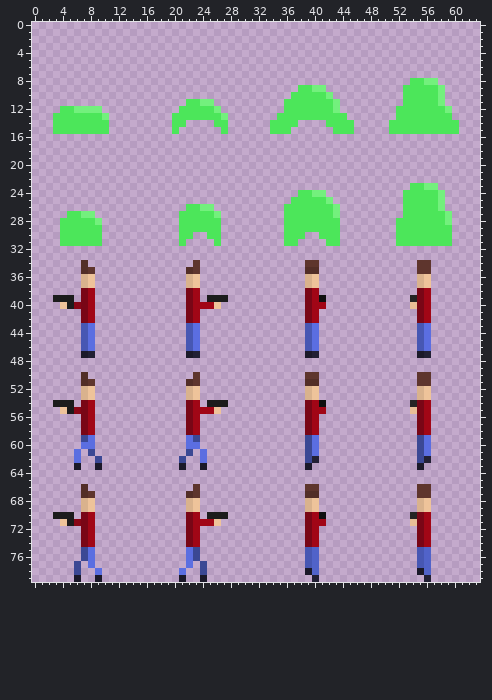
Two states of a sprite sheet, Assets/Sprites/Spritesheet.png. This is how it looked before the edit.
The file is 64x80 pixels.
After:
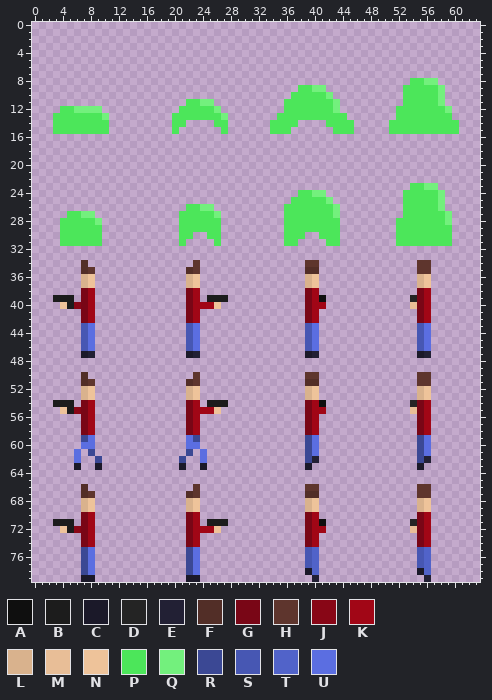
Palette (. is transparent): A #0f0f0f  B #1c1c1c  C #1b1929  D #242424  E #222034  F #522e27  G #790616  H #5e352d  J #880616  K #a10616  L #d9b28d  M #e8be97  N #eec39a  P #4ce65a  Q #73f07d  R #3b4894  S #4757b3  T #5163c9  U #5b6ee1
Difference:
@@ x 0..63 @@
 69 .......LN.............LN...............LN..............LN.......
-70 ...BBB.GK.............GK.BBB...........GKA............DGK.......
-71 ....NBJGK.............GKKKN............GKK............MGK.......
-72 .......GK.............GK...............GK..............GK.......
+70 .......GK.............GK...............GK..............GK.......
+71 ...BBB.GK.............GK.BBB...........GKA............DGK.......
+72 ....NBJGK.............GKKKN............GKK............MGK.......
 73 .......GK.............GK...............GK..............GK.......
 74 .......GK.............GK...............GK..............GK.......
-75 .......RU.............UR...............ST..............ST.......
-76 .......RU.............UR...............ST..............ST.......
-77 ......R.U.............U.R..............ST..............ST.......
-78 ......R..U...........U..R..............CT..............CT.......
-79 ......C..C...........C..C...............E...............E.......
+75 .......RU.............RU...............ST..............ST.......
+76 .......RU.............RU...............ST..............ST.......
+77 .......RU.............RU...............ST..............ST.......
+78 .......RU.............RU...............CT..............CT.......
+79 .......CC.............CC................E...............E.......
